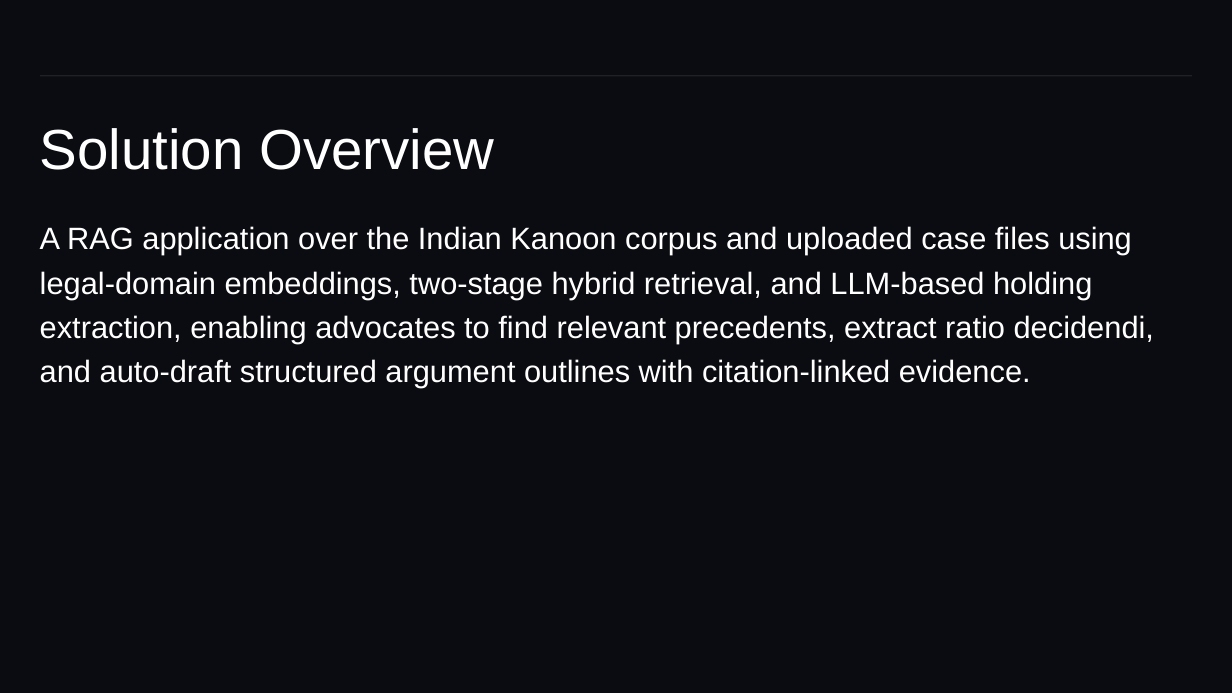
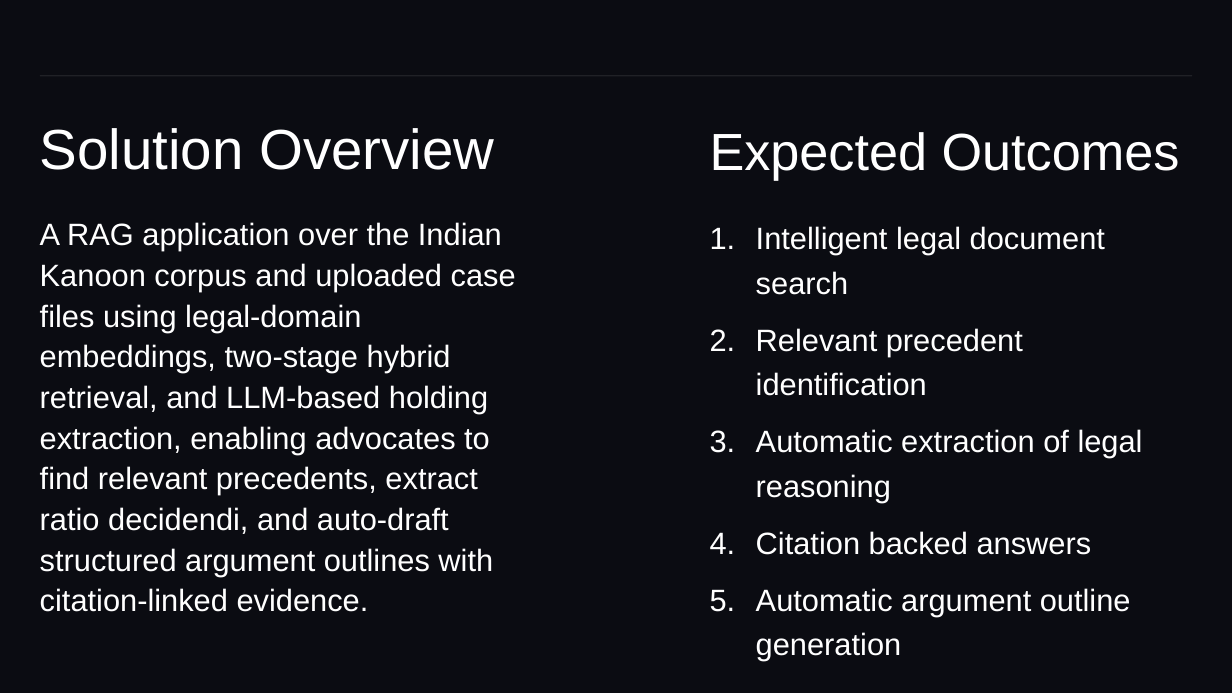
Before and after one commit to AryanArora13/Project-work, a slide deck: slide 3 of Zeroth review - Legal RAG.pptx. Drawn at 1232x693 pixels with LibreOffice and Linux fonts; fonts in the diff are those of the drawing. Boxes give left, top, right and bottom in pixels: in the first picture for what was removed or moved away, otherwise in the second. Text is boxed around its words. In the diff, an @@ line names an element or a change of style, - is before the commit and + after.

```diff
--- a/Zeroth review - Legal RAG.pptx
+++ b/Zeroth review - Legal RAG.pptx
@@ text added at box(710, 132, 1180, 180), 40.7 pt, text #FFFFFF @@
+Expected Outcomes
@@ text "A RAG application over the ..." at box(40, 222, 516, 612): line spacing 1.2 to 1.1 @@
@@ text added at box(756, 226, 1143, 617), 24 pt, text #FFFFFF @@
+1. Intelligent legal document search
+2. Relevant precedent identification
+3. Automatic extraction of legal reasoning
+4. Citation backed answers
+5. Automatic argument outline generation
```
Also in this commit, not shown: 1 other slide changed, 1 other file.
